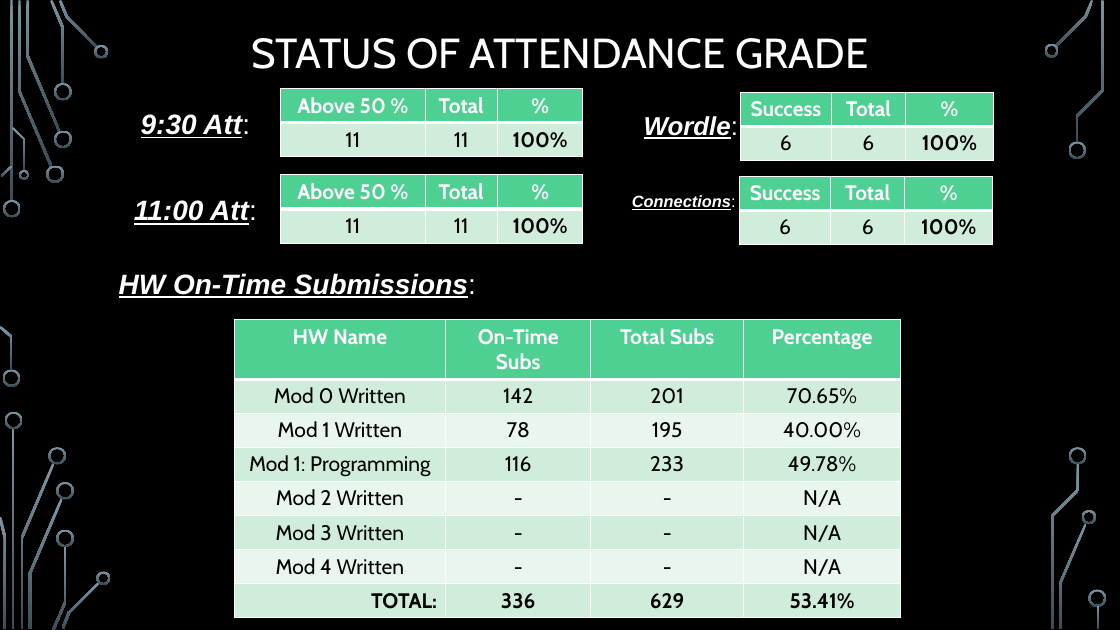
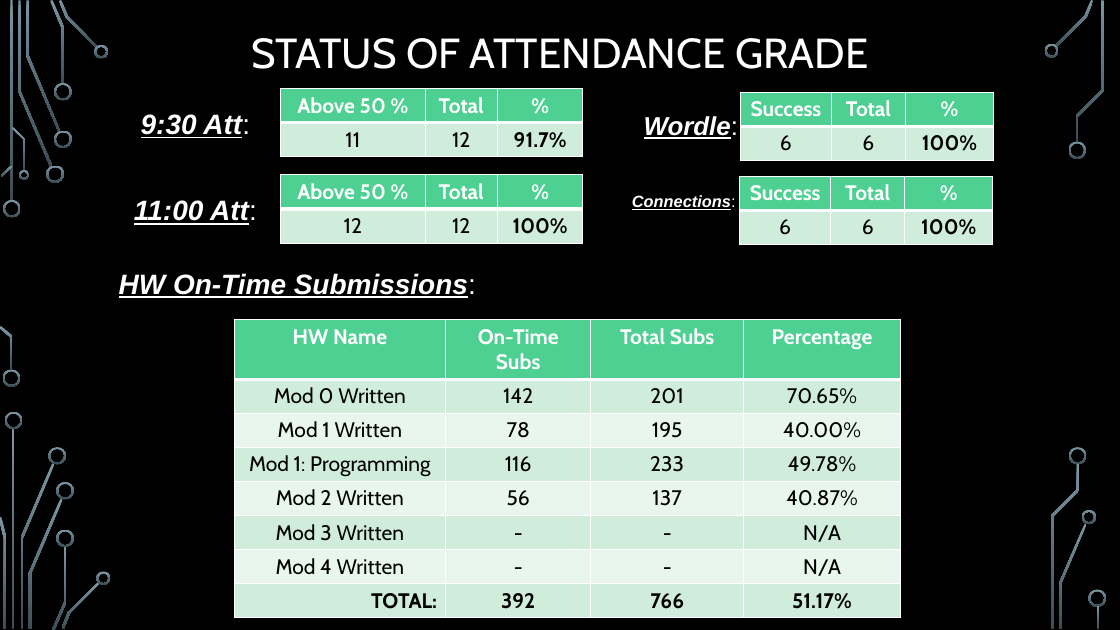
Before and after one commit to markfloryan/dmt2, a slide deck: slide 18 of slides/00-DailyAnnouncements.pptx (slide 16 before the commit). Drawn at 1120x630 pixels with LibreOffice and Linux fonts; fonts in the diff are those of the drawing; background and template pictures are left out. Boxes give left, top, right and bottom in pixels: in the first picture for what was removed or moved away, otherwise in the second. Text is boxed around its words. In the diff, an @@ line names an element or a change of style, - is before the commit and + after.

```diff
--- a/slides/00-DailyAnnouncements.pptx
+++ b/slides/00-DailyAnnouncements.pptx
@@ table at (x1=281, y1=89, x2=583, y2=157) @@
-row 2, column 2: 11
+row 2, column 2: 12
-row 2, column 3: 100%
+row 2, column 3: 91.7%
@@ table at (x1=281, y1=175, x2=583, y2=243) @@
-row 2, column 1: 11
+row 2, column 1: 12
-row 2, column 2: 11
+row 2, column 2: 12
@@ table at (x1=234, y1=319, x2=902, y2=613) @@
-row 5: Mod 2 Written | - | - | N/A
+row 5: Mod 2 Written | 56 | 137 | 40.87%
-row 8: TOTAL: | 336 | 629 | 53.41%
+row 8: TOTAL: | 392 | 766 | 51.17%
```
Also in this commit, not shown: 2 slides added, 2 other files.
